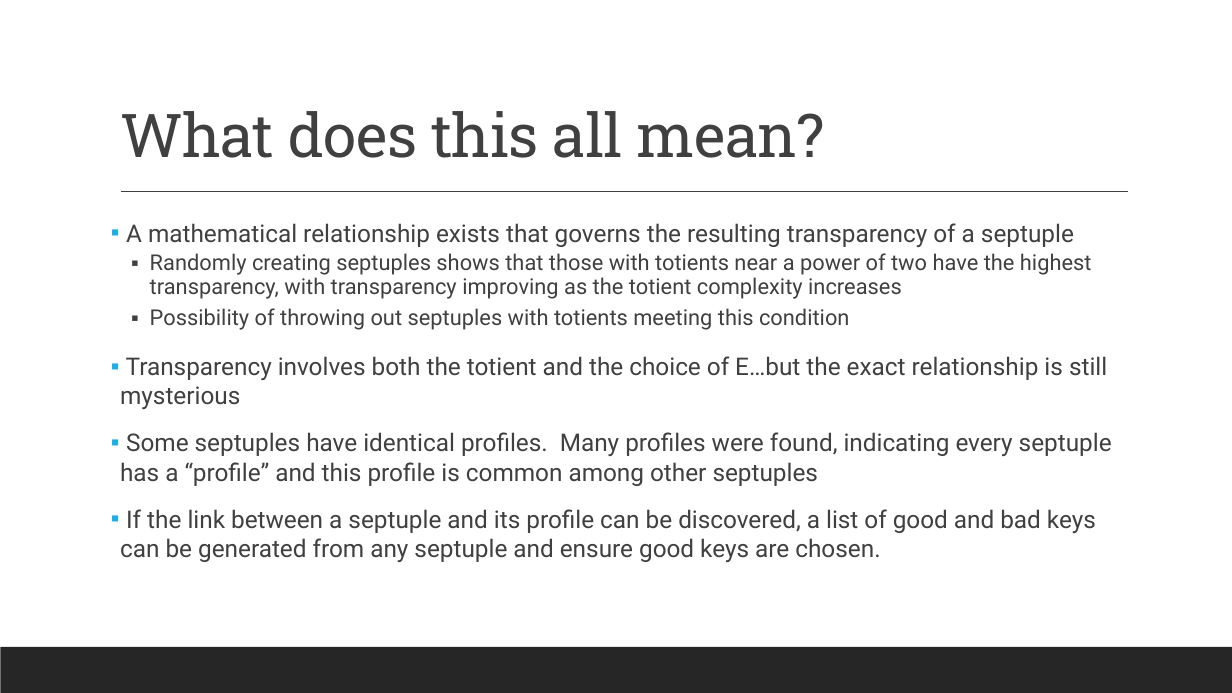
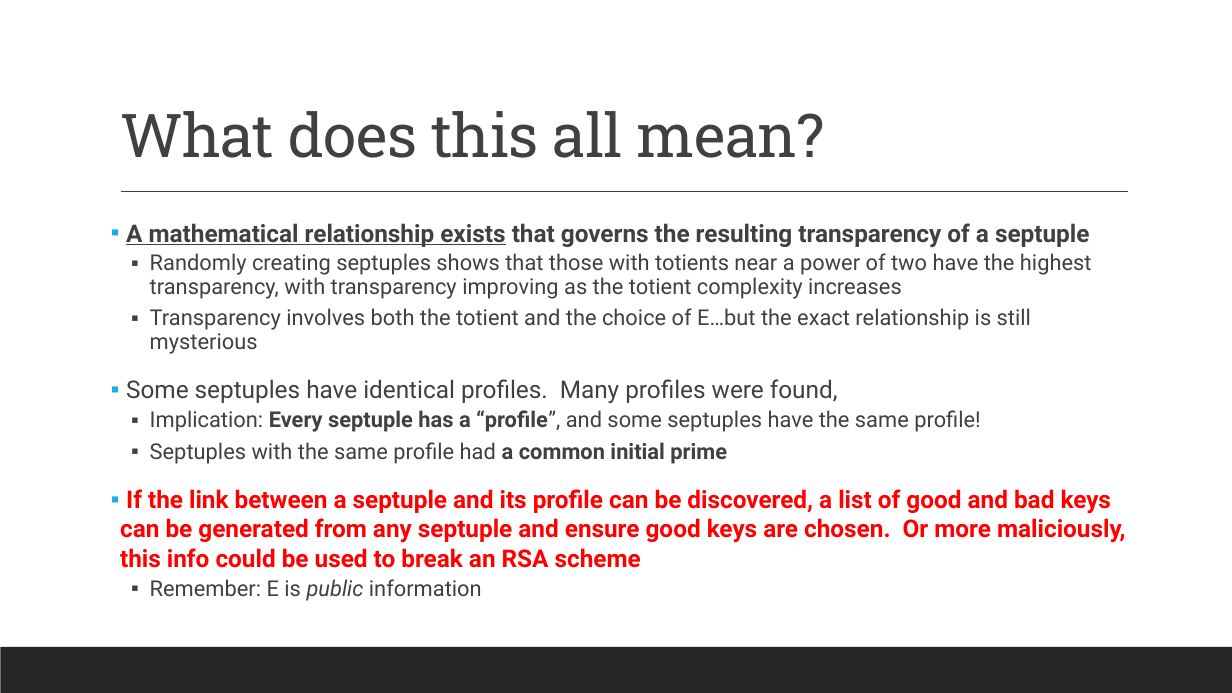
Before and after one commit to aronjschwartz/RSA_Encryption, a slide deck: slide 19 of RSA_Presentations/RSA_Research_Presentation_AronSchwartz.pptx. Drawn at 1232x693 pixels with LibreOffice and Linux fonts; fonts in the diff are those of the drawing. Boxes give left, top, right and bottom in pixels: in the first picture for what was removed or moved away, otherwise in the second. Text is boxed around its words. In the diff, an @@ line names an element or a change of style, - is before the commit and + after.

Commit message:
Updated slides

```diff
--- a/RSA_Presentations/RSA_Research_Presentation_AronSchwartz.pptx
+++ b/RSA_Presentations/RSA_Research_Presentation_AronSchwartz.pptx
@@ text at <box>126,223,1089,354</box>: bold on in "A mathematical relationship exists that governs the ..."; underline on in "A mathematical relationship exists"; size 19 to 17 pt in "Transparency involves both the totient and the ..."; list level 1 to 2 in "Transparency involves both the totient ..."; line spacing 1 to 0.9 @@
@@ text at <box>150,308,850,330</box>: paragraph removed @@
-  ▪ Possibility of throwing out septuples with totients meeting this condition
@@ text at <box>120,379,1126,601</box>: text changed; bold on @@
-▪ Some septuples have identical profiles. Many profiles were found, indicating every septuple has a “profile” and this profile is common among other septuples
-▪ If the link between a septuple and its profile can be discovered, a list of good and bad keys can be generated from any septuple and ensure good keys are chosen.
+▪ Some septuples have identical profiles. Many profiles were found,
+  ▪ Implication: Every septuple has a “profile”, and some septuples have the same profile!
+  ▪ Septuples with the same profile had a common initial prime
+▪ If the link between a septuple and its profile can be discovered, a list of good and bad keys can be generated from any septuple and ensure good keys are chosen. Or more maliciously, this info could be used to break an RSA scheme
+  ▪ Remember: E is public information
```
Also in this commit, not shown: 10 other slides changed.
